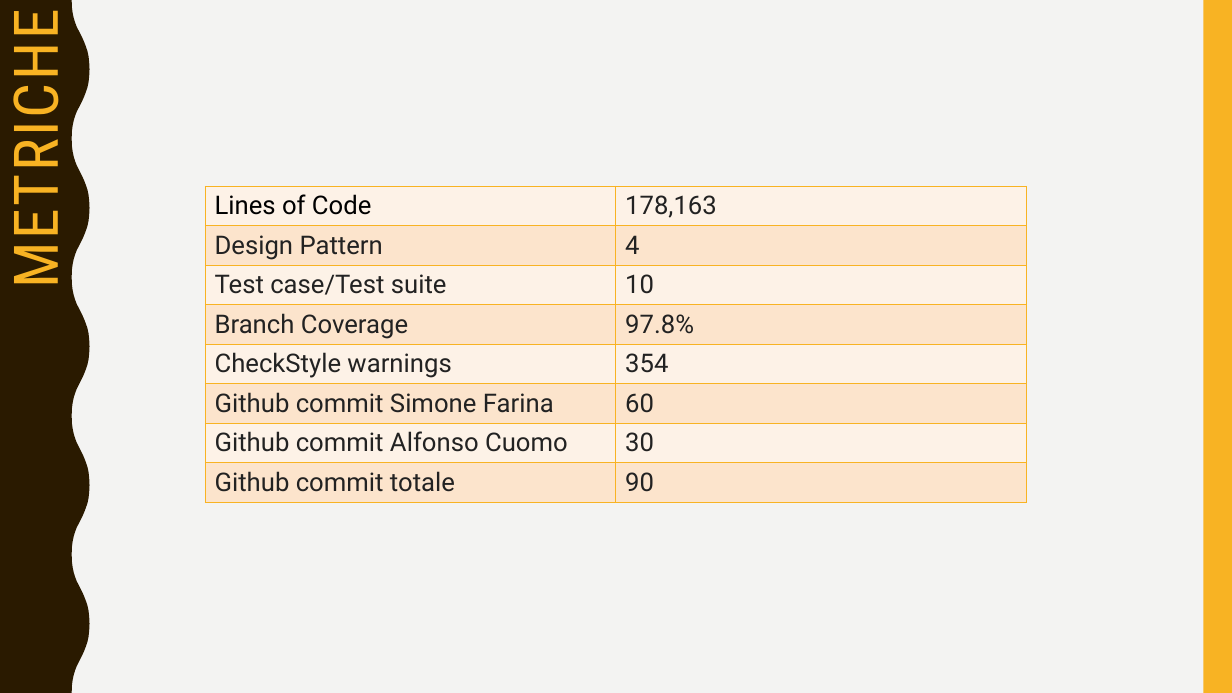
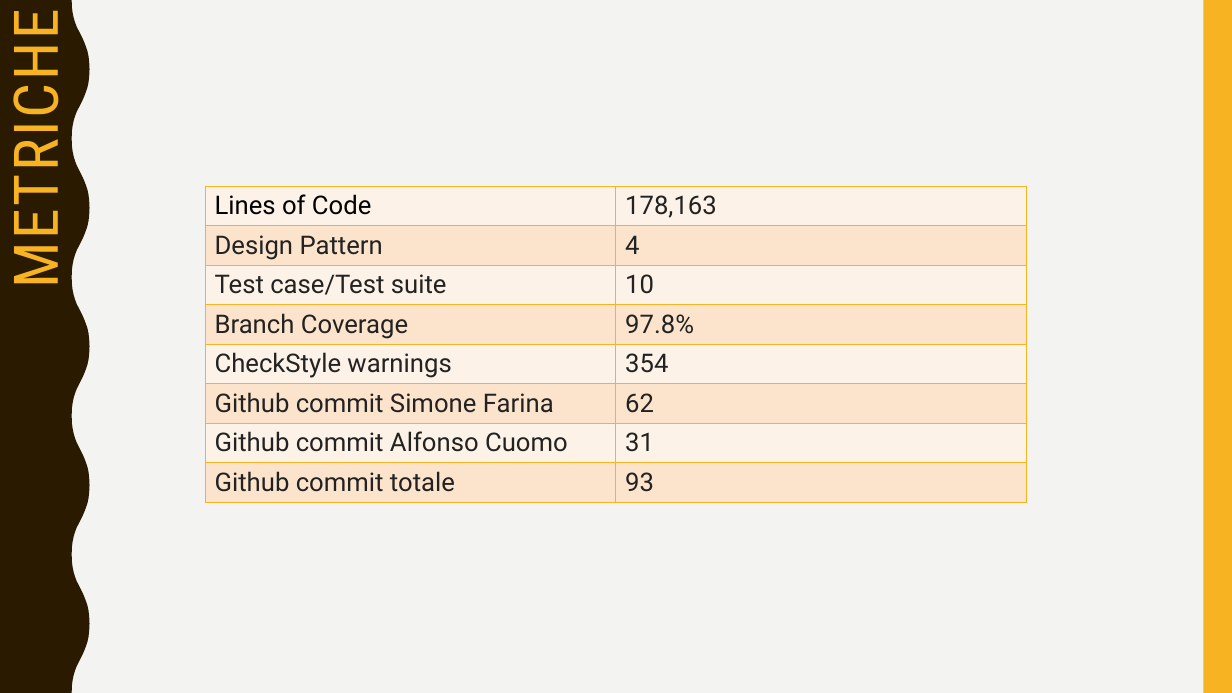
Before and after one commit to sfarina12/NC_05, a slide deck: slide 15 of Presentazione_Seconda consegna/2021_Presentazione_NC08.pptx. Drawn at 1232x693 pixels with LibreOffice and Linux fonts; fonts in the diff are those of the drawing. Boxes give left, top, right and bottom in pixels: in the first picture for what was removed or moved away, otherwise in the second. Text is boxed around its words. In the diff, an @@ line names an element or a change of style, - is before the commit and + after.

```diff
--- a/Presentazione_Seconda consegna/2021_Presentazione_NC08.pptx
+++ b/Presentazione_Seconda consegna/2021_Presentazione_NC08.pptx
@@ table at [205, 187, 1026, 507] @@
-row 6, column 2: 60
+row 6, column 2: 62
-row 7, column 2: 30
+row 7, column 2: 31
-row 8, column 2: 90
+row 8, column 2: 93
```
